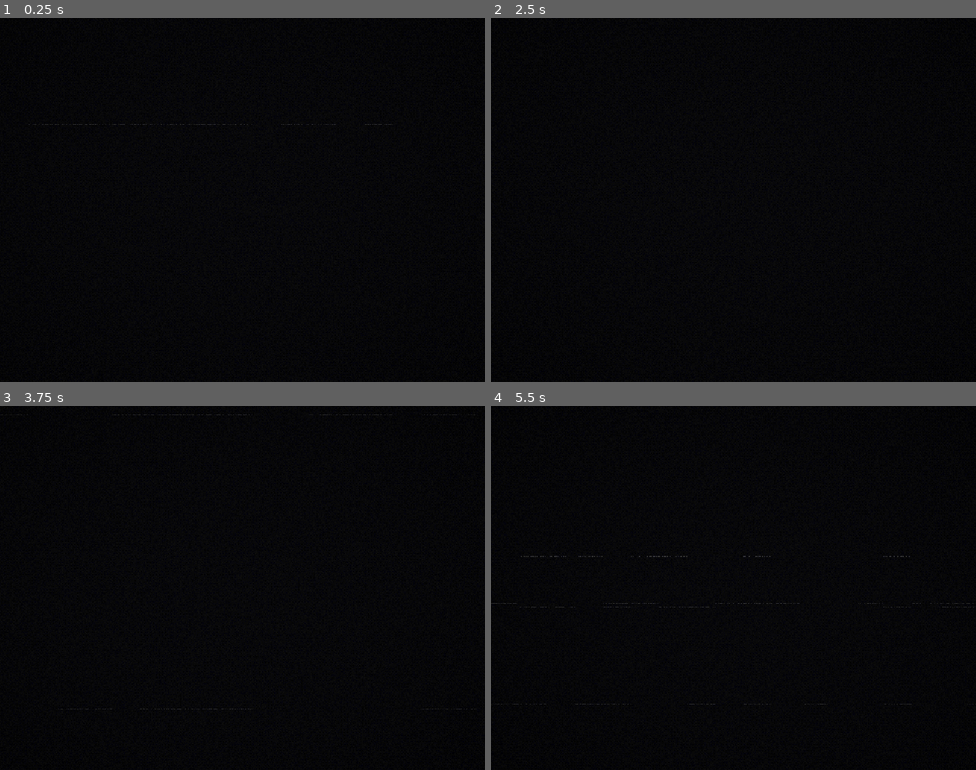
Above: before the commit, frames 1-4 (two rows, left to right).
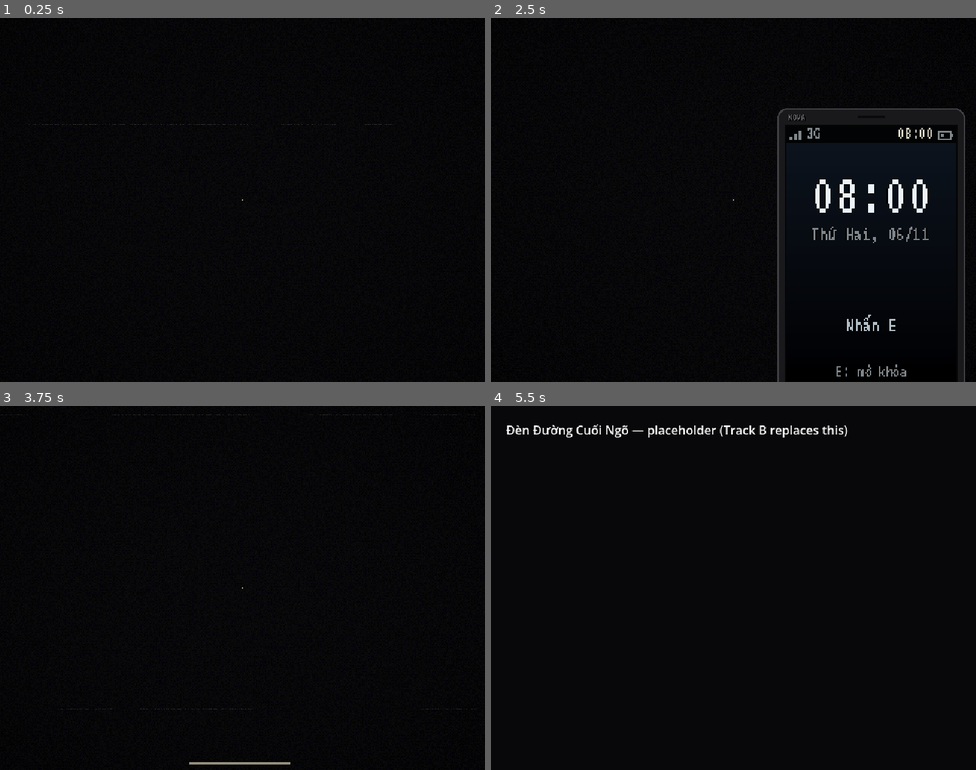
Above: after the commit, the same moments.

Repository: 2giosangmitom/testgodot4
Game: Godot game, scene res://player/player.tscn
Same seed, same stepped clock (60 frames per second), same inputs: the game is played once before the commit and once after it. This scene is started directly instead of the project's main scene.
Inputs (mouse positions are in pixels of both pictures, inside the frame that each line leads up to):
- Up to frame 1 (0.25 s): no input
- Up to frame 2 (2.5 s): tap Enter at 0.5, 2 s; move the mouse to (757, 200) at 0.52 s; hold Ctrl (crouch) 0.53-1.28 s; hold W (move_forward) from 0.53 s (still down); click (757, 200) at 0.67 s; tap F (flashlight) at 0.8, 1.35 s; tap Space (skip) at 1.25 s; move the mouse to (709, 200) at 1.27 s; click (709, 200) at 1.42 s; tap E (interact) at 1.55 s; move the mouse to (743, 192) at 2.02 s; hold E (interact) from 2.03 s (still down); click (743, 192) at 2.17 s; tap Tab (phone) at 2.3 s
- Up to frame 3 (3.75 s): keep holding W (move_forward); move the mouse to (237, 595) at 2.77 s; release E (interact) at 2.78 s; tap Tab (phone) at 2.85 s; click (237, 595) at 2.92 s; tap Shift (sprint) at 3.05 s; move the mouse to (276, 591) at 3.52 s; hold Shift (sprint) from 3.53 s (still down); click (276, 591) at 3.67 s
- Up to frame 4 (5.5 s): tap Ctrl (crouch) at 3.8 s; tap Escape (pause) at 4.15 s; release W (move_forward) at 4.25 s; release Shift (sprint) at 4.25 s; click (733, 620) at 4.25 s, where only the run after the commit has a clickable "Về menu chính"; tap Space (skip) at 5 s; move the mouse to (694, 584) at 5.02 s; hold W (move_forward) from 5.03 s (still down); tap Y (answer) at 5.1 s; click (694, 584) at 5.17 s; tap F (flashlight) at 5.3 s

The runs differ from the first frame. In frame 1, less than 0.1% of the frame differs, in the area x 49-51%, y 49-51%; in frame 2, 3.3%, in the area x 49-98%, y 24-100%; in frame 3, 0.1%; in frame 4, 1.0%.
Error before the commit: Parse Error: Cannot infer the type of "s" variable because the value doesn't have a set type. (res://ui/hud.gd:350)

Commit message:
Track B: layer HUD above post-fx, paper styles, readables data, test room, ProtoGeo helper
Co-Authored-By: Claude Opus 5.5 <noreply@anthropic.com>

Diff:
--- a/gameplay/props/light_switch.gd
+++ b/gameplay/props/light_switch.gd
@@ -32,6 +32,12 @@
 			return true
 	return false
 
+func _has_flicker(light: Node) -> bool:
+	for c in light.get_children():
+		if c.has_method("flicker") and c.has_method("set_on"):
+			return true
+	return false
+
 func get_prompt() -> String:
 	if not enabled:
 		return ""
@@ -46,7 +52,8 @@
 		AudioDirector.play_sfx_3d("light_switch", global_position, -2.0)
 	if light_group == "":
 		return
+	# Lights driven by render/flicker_light.gd react to lights_set themselves; toggle plain ones.
 	for n in get_tree().get_nodes_in_group(light_group):
-		if n is Light3D:
+		if n is Light3D and not _has_flicker(n):
 			n.visible = on
 	EventBus.lights_set.emit(light_group, on)
--- a/gameplay/props/readable.gd
+++ b/gameplay/props/readable.gd
@@ -1,19 +1,30 @@
 class_name Readable
 extends Interactable
-## Note / notice board / poster. Interact shows its text on a paper overlay
+## Note / notice board / poster / photo. Interact shows its text on a paper overlay
 ## (ui/paper_overlay.tscn) and sets GameState flag `read_<readable_id>` if an id is given.
+## If `title`/`text` are empty they are loaded from data/readables.json[readable_id]
+## ({title, text (BBCode), style: handwritten|printed|card|photo}).
 
 signal closed
+
+const DATA := "res://data/readables.json"
 
 @export var readable_id := ""
 @export var title := ""
 @export_multiline var text := ""
+@export_enum("printed", "handwritten", "card", "photo") var style := "printed"
 
 func _init() -> void:
 	prompt = "Đọc"
 
 func _ready() -> void:
 	super._ready()
+	if text == "" and readable_id != "" and FileAccess.file_exists(DATA):
+		var d = JSON.parse_string(FileAccess.get_file_as_string(DATA))
+		if d is Dictionary and d.has(readable_id):
+			title = d[readable_id].get("title", title)
+			text = d[readable_id].get("text", "")
+			style = d[readable_id].get("style", style)
 	var has_col := false
 	for c in get_children():
 		if c is CollisionShape3D:
@@ -28,5 +39,5 @@
 func _on_interact(_player: Node3D) -> void:
 	if readable_id != "":
 		GameState.set_flag("read_" + readable_id, true)
-	var o := PaperOverlay.show_paper(get_tree(), title, text)
+	var o := PaperOverlay.show_paper(get_tree(), title, text, style)
 	o.closed.connect(closed.emit)
--- a/player/player.gd
+++ b/player/player.gd
@@ -57,7 +57,7 @@
 var _flicker_frames := 0
 var _shake_t := 0.0
 var _shake_str := 0.0
-var _rotating_item := false
+var _capture_frame := 0
 
 @onready var col: CollisionShape3D = $Collision
 @onready var head: Node3D = $Head
@@ -268,6 +268,7 @@
 	if DisplayServer.get_name() == "headless":
 		return
 	Input.mouse_mode = Input.MOUSE_MODE_CAPTURED if on else Input.MOUSE_MODE_VISIBLE
+	_capture_frame = Engine.get_process_frames()
 
 func _ui_wants_cursor() -> bool:
 	for n in get_tree().get_nodes_in_group("ui_cursor"):
@@ -280,6 +281,9 @@
 
 func _unhandled_input(event: InputEvent) -> void:
 	if event is InputEventMouseMotion and Input.mouse_mode == Input.MOUSE_MODE_CAPTURED:
+		# ignore the warp jump right after the mouse gets captured
+		if Engine.get_process_frames() - _capture_frame < 4 or event.relative.length() > 250.0:
+			return
 		var sens: float = float(SaveSystem.get_setting("mouse_sens", 0.12))
 		if _held and Input.is_action_pressed("secondary") and can_control():
 			_rotate_held(event.relative)
--- /dev/null
+++ b/player/test_player.gd
@@ -0,0 +1,211 @@
+extends Node3D
+## Player/UI test room. Gray box room with a Door, light switch, hide spot under a table,
+## pickup can, trigger zone, readable note. F1 toggles a GameState debug panel.
+## Number keys F2..F8 trigger UI demos. Command line:
+##   godot --path . res://player/test_player.tscn -- --shot=/abs.png [--demo=<name>] [--shot_frames=N]
+## demos: subtitle choice phone phone_home phone_msgs phone_thread phone_todo toast paper pause
+##        settings letterbox hide door dead
+
+const PLAYER := preload("res://player/player.tscn")
+const DOOR := preload("res://gameplay/props/door.tscn")
+const SWITCH := preload("res://gameplay/props/light_switch.tscn")
+const HIDE := preload("res://gameplay/props/hide_spot.tscn")
+const PICKUP := preload("res://gameplay/props/pickup_item.tscn")
+const TRIGGER := preload("res://gameplay/props/trigger_zone.tscn")
+const READABLE := preload("res://gameplay/props/readable.tscn")
+
+var player: Player
+var debug_label: Label
+var debug_layer: CanvasLayer
+var door: Door
+
+func _ready() -> void:
+	RenderSettings.set_fog(7.0, 16.0, Color(0.03, 0.03, 0.04), 0.0)
+	_build_room()
+	player = PLAYER.instantiate()
+	add_child(player)
+	player.teleport(Transform3D(Basis(), Vector3(0, 0, 2.5)))
+	_build_debug()
+	GameState.set_clock(23, 47)
+	GameState.chapter = 2
+	DebugShot.attach_if_requested(self)
+	var demo := DebugShot.get_arg("demo")
+	if demo != "":
+		await get_tree().create_timer(0.3).timeout
+		run_demo(demo)
+
+func _build_room() -> void:
+	var gray := Color(0.55, 0.55, 0.53)
+	ProtoGeo.box(self, Vector3(8, 0.2, 10), Vector3(0, -0.1, 0), Color(0.45, 0.47, 0.45), true, {"surface": "tile", "uv_scale": 8.0})
+	ProtoGeo.box(self, Vector3(8, 0.2, 10), Vector3(0, 2.9, 0), Color(0.4, 0.4, 0.4))
+	ProtoGeo.box(self, Vector3(0.2, 3, 10), Vector3(-4, 1.4, 0), gray)
+	ProtoGeo.box(self, Vector3(0.2, 3, 10), Vector3(4, 1.4, 0), gray)
+	ProtoGeo.box(self, Vector3(8, 3, 0.2), Vector3(0, 1.4, 5), gray)
+	# back wall with a door opening (0.9 wide) at x = -0.45..0.45
+	ProtoGeo.box(self, Vector3(3.55, 3, 0.2), Vector3(-2.225, 1.4, -5), gray)
+	ProtoGeo.box(self, Vector3(3.55, 3, 0.2), Vector3(2.225, 1.4, -5), gray)
+	ProtoGeo.box(self, Vector3(0.9, 0.7, 0.2), Vector3(0, 2.45, -5), gray)
+	# corridor behind the door (wooden floor)
+	ProtoGeo.box(self, Vector3(3, 0.2, 4), Vector3(0, -0.1, -7), Color(0.4, 0.3, 0.22), true, {"surface": "wood"})
+	ProtoGeo.box(self, Vector3(0.2, 3, 4), Vector3(-1.5, 1.4, -7), gray)
+	ProtoGeo.box(self, Vector3(0.2, 3, 4), Vector3(1.5, 1.4, -7), gray)
+	ProtoGeo.box(self, Vector3(3, 3, 0.2), Vector3(0, 1.4, -9), gray)
+	ProtoGeo.box(self, Vector3(3, 0.2, 4), Vector3(0, 2.9, -7), Color(0.4, 0.4, 0.4))
+	door = DOOR.instantiate()
+	door.door_id = "test_door"
+	door.position = Vector3(-0.45, 0, -5)
+	add_child(door)
+	# table with hide spot under it
+	var table := Node3D.new()
+	table.position = Vector3(2.6, 0, -1.5)
+	add_child(table)
+	ProtoGeo.box(table, Vector3(1.4, 0.06, 0.8), Vector3(0, 0.75, 0), Color(0.45, 0.33, 0.22))
+	for x in [-0.62, 0.62]:
+		for z in [-0.34, 0.34]:
+			ProtoGeo.box(table, Vector3(0.06, 0.72, 0.06), Vector3(x, 0.36, z), Color(0.3, 0.22, 0.15))
+	var hide: HideSpot = HIDE.instantiate()
+	hide.size = Vector3(1.2, 0.7, 0.7)
+	table.add_child(hide)
+	var can: PickupItem = PICKUP.instantiate()
+	can.item_id = "can"
+	can.position = Vector3(2.4, 0.78, -1.4)
+	add_child(can)
+	var incense: PickupItem = PICKUP.instantiate()
+	incense.item_id = "incense"
+	incense.display_name = "Bó nhang"
+	incense.inventory_item = true
+	incense.position = Vector3(2.9, 0.78, -1.6)
+	add_child(incense)
+	# light + switch
+	var lamp := OmniLight3D.new()
+	lamp.position = Vector3(0, 2.6, 0)
+	lamp.omni_range = 9.0
+	lamp.light_energy = 1.4
+	lamp.light_color = Color(0.85, 0.95, 0.85)
+	lamp.add_to_group("test_lights")
+	add_child(lamp)
+	var sw: LightSwitch = SWITCH.instantiate()
+	sw.light_group = "test_lights"
+	sw.position = Vector3(-3.85, 1.3, 3.5)
+	sw.rotation.y = PI / 2
+	add_child(sw)
+	var note: Readable = READABLE.instantiate()
+	note.readable_id = "rules_note"
+	note.position = Vector3(-3.85, 1.5, 1.0)
+	note.rotation.y = PI / 2
+	add_child(note)
+	ProtoGeo.box(note, Vector3(0.3, 0.4, 0.01), Vector3.ZERO, Color(0.85, 0.82, 0.7), false)
+	var trig: TriggerZone = TRIGGER.instantiate()
+	trig.trigger_id = "corridor"
+	trig.size = Vector3(2.6, 2, 1.5)
+	trig.position = Vector3(0, 0, -7.5)
+	trig.triggered.connect(func(_b): EventBus.toast.emit("Trigger: corridor"))
+	add_child(trig)
+	var amb := WorldEnvironment.new()
+	var env := Environment.new()
+	env.background_mode = Environment.BG_CLEAR_COLOR
+	env.ambient_light_source = Environment.AMBIENT_SOURCE_COLOR
+	env.ambient_light_color = Color(0.12, 0.12, 0.14)
+	amb.environment = env
+	add_child(amb)
+
+func _build_debug() -> void:
+	debug_layer = CanvasLayer.new()
+	debug_layer.layer = 125
+	add_child(debug_layer)
+	debug_label = Label.new()
+	debug_label.theme = preload("res://ui/theme.tres")
+	debug_label.add_theme_font_size_override("font_size", 14)
+	debug_label.position = Vector2(8, 120)
+	debug_label.visible = false
+	debug_layer.add_child(debug_label)
+
+func _unhandled_input(event: InputEvent) -> void:
+	if not (event is InputEventKey and event.pressed and not event.echo):
+		return
+	match event.physical_keycode:
+		KEY_F1: debug_label.visible = not debug_label.visible
+		KEY_F2: run_demo("subtitle")
+		KEY_F3: run_demo("choice")
+		KEY_F4: run_demo("toast")
+		KEY_F5: run_demo("msg")
+		KEY_F6: run_demo("letterbox")
+		KEY_F7: run_demo("look")
+		KEY_F8: run_demo("dead")
+
+func _process(_dt: float) -> void:
+	if debug_label.visible:
+		var s := "chapter %d  phase %s  clock %s\n" % [GameState.chapter, GameState.phase, GameState.clock_string()]
+		s += "locks %s  phone %s  flash %s\n" % [GameState.input_locks.keys(), GameState.phone_open, GameState.flashlight_on]
+		s += "stamina %.0f  exhausted %s  crouch %s  hidden %s  sprint %s\n" % [player.stamina, player.exhausted, player.is_crouching(), player.is_hidden(), player.is_sprinting()]
+		s += "held %s\nflags %s\nobjectives %s\nmsgs %s" % [player.get_held_item(), GameState.flags, GameState.objectives, GameState.unlocked_messages]
+		debug_label.text = s
+
+func _phone() -> Node:
+	return get_tree().get_first_node_in_group("phone")
+
+func run_demo(demo: String) -> void:
+	match demo:
+		"subtitle":
+			EventBus.subtitle.emit("Hùng", "Ê Nam, tối nay mày trực à? Nhớ khóa cửa cẩn thận, dạo này ngõ mình lạ lắm.", 4.0)
+		"choice":
+			EventBus.subtitle.emit("???", "Nam ơi... mở cửa cho tao vào với. Tao quên chìa khóa.", 30.0)
+			var i := await Dialogue.ask("Giọng Hùng gọi ngoài cửa", PackedStringArray(["Mở cửa", "Im lặng", "Hỏi: \"Mày là ai?\""]))
+			EventBus.toast.emit("Chọn: %d" % i)
+		"toast":
+			GameState.add_objective("t1", "Quét mã vạch hàng mới về")
+			GameState.add_objective("t2", "Lau sàn khu đồ uống")
+			EventBus.toast.emit("Đã lưu tiến trình")
+		"msg":
+			_seed_messages()
+		"phone", "phone_home", "phone_msgs", "phone_thread", "phone_todo":
+			_seed_messages()
+			GameState.add_objective("o1", "Khóa cửa phòng")
+			GameState.add_objective("o2", "Nấu mì")
+			GameState.complete_objective("o2")
+			GameState.add_objective("o3", "Đọc tin nhắn của Hùng")
+			await get_tree().create_timer(0.2).timeout
+			var ph := _phone()
+			ph.open()
+			if demo == "phone_home" or demo == "phone_msgs" or demo == "phone_thread" or demo == "phone_todo":
+				ph._activate()
+			if demo == "phone_msgs" or demo == "phone_thread":
+				ph._move(1)
+				ph._activate()
+			if demo == "phone_todo":
+				ph._activate()
+			if demo == "phone_thread":
+				ph._activate()
+		"paper":
+			door.interact(player)
+			await get_tree().create_timer(0.1).timeout
+			var note := get_tree().get_nodes_in_group("interactable").filter(func(n): return n is Readable)[0] as Readable
+			note.interact(player)
+		"pause":
+			get_tree().get_first_node_in_group("hud").pause_menu.open()
+		"settings":
+			var pm = get_tree().get_first_node_in_group("hud").pause_menu
+			pm.open()
+			pm._open_settings()
+		"letterbox":
+			EventBus.letterbox.emit(true)
+			EventBus.subtitle.emit("Bác Tư bảo vệ", "Cháu về muộn thế. Đi đường cẩn thận nhé.", 3.0)
+		"hide":
+			player.teleport(Transform3D(Basis(Vector3.UP, PI / 2), Vector3(2.6, 0, -0.6)))
+			player._crouch_toggled = true
+		"door":
+			player.teleport(Transform3D(Basis(), Vector3(0.1, 0, -3.6)))
+			await get_tree().create_timer(0.2).timeout
+			door.interact(player)
+		"look":
+			await player.look_at_point(door.global_position + Vector3(0.45, 1.5, 0), 1.5)
+		"dead":
+			player.kill("test")
+		"flash":
+			player.set_flashlight(true)
+			player.teleport(Transform3D(Basis(), Vector3(0, 0, -6)))
+
+func _seed_messages() -> void:
+	var ids := Dialogue.messages.keys()
+	for i in mini(5, ids.size()):
+		GameState.unlock_message(ids[i])
--- /dev/null
+++ b/player/test_player.tscn
@@ -0,0 +1,6 @@
+[gd_scene format=3]
+
+[ext_resource type="Script" path="res://player/test_player.gd" id="1_t"]
+
+[node name="TestPlayer" type="Node3D"]
+script = ExtResource("1_t")
--- a/ui/fade_layer.gd
+++ b/ui/fade_layer.gd
@@ -8,14 +8,14 @@
 var _tween: Tween
 
 func _init() -> void:
-	layer = 90
+	layer = 120
 	process_mode = Node.PROCESS_MODE_ALWAYS
 
 func _ready() -> void:
 	rect = ColorRect.new()
 	rect.color = Color.BLACK
 	rect.mouse_filter = Control.MOUSE_FILTER_IGNORE
-	rect.set_anchors_preset(Control.PRESET_FULL_RECT)
+	rect.set_anchors_and_offsets_preset(Control.PRESET_FULL_RECT)
 	add_child(rect)
 	var start_black: bool = ChapterDirector.get("transitioning") == true
 	rect.modulate.a = 1.0 if start_black else 0.0
--- a/ui/hud.gd
+++ b/ui/hud.gd
@@ -47,13 +47,13 @@
 var _last_objective_ms := 0
 
 func _ready() -> void:
-	layer = 50
+	layer = 100
 	add_to_group("hud")
 	root = Control.new()
 	root.name = "Root"
 	root.theme = THEME
 	root.mouse_filter = Control.MOUSE_FILTER_IGNORE
-	root.set_anchors_preset(Control.PRESET_FULL_RECT)
+	root.set_anchors_and_offsets_preset(Control.PRESET_FULL_RECT)
 	add_child(root)
 	_build_letterbox()
 	_build_crosshair()
@@ -145,6 +145,7 @@
 	sub_label.scroll_active = false
 	sub_label.autowrap_mode = TextServer.AUTOWRAP_WORD_SMART
 	sub_label.add_theme_font_size_override("normal_font_size", 18)
+	sub_label.custom_minimum_size = Vector2(520, 0)
 	sub_label.mouse_filter = Control.MOUSE_FILTER_IGNORE
 	sub_panel.add_child(sub_label)
 	sub_panel.visible = false
@@ -168,6 +169,7 @@
 	choice_prompt.horizontal_alignment = HORIZONTAL_ALIGNMENT_CENTER
 	choice_prompt.add_theme_font_size_override("font_size", 18)
 	choice_prompt.add_theme_color_override("font_color", ACCENT)
+	choice_prompt.custom_minimum_size = Vector2(340, 0)
 	v.add_child(choice_prompt)
 	choice_list = VBoxContainer.new()
 	choice_list.add_theme_constant_override("separation", 0)
@@ -182,8 +184,8 @@
 		r.color = Color.BLACK
 		r.mouse_filter = Control.MOUSE_FILTER_IGNORE
 		root.add_child(r)
-	lb_top.set_anchors_preset(Control.PRESET_TOP_WIDE)
-	lb_bottom.set_anchors_preset(Control.PRESET_BOTTOM_WIDE)
+	lb_top.set_anchors_and_offsets_preset(Control.PRESET_TOP_WIDE)
+	lb_bottom.set_anchors_and_offsets_preset(Control.PRESET_BOTTOM_WIDE)
 	lb_top.offset_bottom = 0
 	lb_bottom.offset_top = 0
 
@@ -250,7 +252,21 @@
 	_sub_active = true
 	sub_label.visible_characters = _sub_prefix
 	sub_panel.visible = true
-	sub_panel.reset_size()
+	_fit_bottom.call_deferred()
+
+func _fit_bottom() -> void:
+	# keep the box anchored to the bottom and exactly as tall as its (fully revealed) text
+	await get_tree().process_frame
+	var vc := sub_label.visible_characters
+	sub_label.visible_characters = -1
+	var h := clampi(sub_label.get_content_height(), 18, 140) + 12
+	sub_label.visible_characters = vc
+	sub_panel.offset_top = sub_panel.offset_bottom - h
+	sub_panel.size.y = h
+
+func _fit_choice() -> void:
+	var h := choice_panel.get_combined_minimum_size().y
+	choice_panel.offset_bottom = choice_panel.offset_top + h
 
 func clear_subtitle() -> void:
 	_sub_active = false
@@ -282,7 +298,7 @@
 		b.mouse_entered.connect(b.grab_focus)
 		choice_list.add_child(b)
 	choice_panel.visible = true
-	choice_panel.reset_size()
+	_fit_choice.call_deferred()
 	AudioDirector.play_sfx("ui_move", -8.0)
 
 func _pick(i: int) -> void:
@@ -347,8 +363,8 @@
 			queue_redraw()
 	func _draw() -> void:
 		var c := Color(0.9, 0.88, 0.8, 0.75 + 0.25 * k)
-		var s := 1.0 + round(k * 1.0)
+		var s := 1.0 + roundf(k)
 		draw_rect(Rect2(Vector2(-s, -s), Vector2(s * 2, s * 2)), c)
 		if k > 0.05:
-			var r := round(3.0 + 3.0 * k)
+			var r := roundf(3.0 + 3.0 * k)
 			draw_rect(Rect2(Vector2(-r, -r), Vector2(r * 2, r * 2)), Color(c, k * 0.7), false, 1.0)
--- a/ui/hud.tscn
+++ b/ui/hud.tscn
@@ -3,5 +3,5 @@
 [ext_resource type="Script" path="res://ui/hud.gd" id="1_hud"]
 
 [node name="HUD" type="CanvasLayer"]
-layer = 50
+layer = 100
 script = ExtResource("1_hud")
--- a/ui/paper_overlay.gd
+++ b/ui/paper_overlay.gd
@@ -9,25 +9,34 @@
 
 var title := ""
 var body := ""
+var style := "printed"
+
+const STYLES := {
+	"printed": {"bg": Color(0.8, 0.77, 0.68), "ink": Color(0.1, 0.09, 0.08), "border": Color(0.45, 0.42, 0.35), "rot": 0.0},
+	"handwritten": {"bg": Color(0.76, 0.72, 0.56), "ink": Color(0.12, 0.14, 0.32), "border": Color(0.5, 0.45, 0.3), "rot": 0.0},
+	"card": {"bg": Color(0.88, 0.86, 0.82), "ink": Color(0.1, 0.1, 0.12), "border": Color(0.85, 0.45, 0.12), "rot": 0.0},
+	"photo": {"bg": Color(0.86, 0.84, 0.78), "ink": Color(0.2, 0.18, 0.16), "border": Color(0.95, 0.94, 0.9), "rot": 0.0},
+}
 var _opened_ms := 0
 var root: Control
 
-static func show_paper(tree: SceneTree, p_title: String, p_body: String) -> PaperOverlay:
+static func show_paper(tree: SceneTree, p_title: String, p_body: String, p_style := "printed") -> PaperOverlay:
 	var o: PaperOverlay = load(SCENE).instantiate()
 	o.title = p_title
 	o.body = p_body
+	o.style = p_style
 	tree.root.add_child(o)
 	return o
 
 func _ready() -> void:
-	layer = 60
+	layer = 105
 	_opened_ms = Time.get_ticks_msec()
 	GameState.lock_input("paper")
 	EventBus.interact_prompt.emit("")
 	AudioDirector.play_sfx("page_turn", -4.0)
 	root = Control.new()
 	root.theme = preload("res://ui/theme.tres")
-	root.set_anchors_preset(Control.PRESET_FULL_RECT)
+	root.set_anchors_and_offsets_preset(Control.PRESET_FULL_RECT)
 	root.add_to_group("ui_cursor")
 	root.gui_input.connect(func(e: InputEvent):
 		if e is InputEventMouseButton and e.pressed:
@@ -35,14 +44,15 @@
 	add_child(root)
 	var dim := ColorRect.new()
 	dim.color = Color(0, 0, 0, 0.7)
-	dim.set_anchors_preset(Control.PRESET_FULL_RECT)
+	dim.set_anchors_and_offsets_preset(Control.PRESET_FULL_RECT)
 	dim.mouse_filter = Control.MOUSE_FILTER_PASS
 	root.add_child(dim)
+	var st: Dictionary = STYLES.get(style, STYLES.printed)
 	var paper := PanelContainer.new()
 	var sb := StyleBoxFlat.new()
-	sb.bg_color = Color(0.78, 0.74, 0.62)
-	sb.set_border_width_all(1)
-	sb.border_color = Color(0.45, 0.4, 0.3)
+	sb.bg_color = st.bg
+	sb.set_border_width_all(4 if style == "photo" else (3 if style == "card" else 1))
+	sb.border_color = st.border
 	sb.set_content_margin_all(14)
 	sb.content_margin_left = 18
 	sb.content_margin_right = 18
@@ -56,7 +66,8 @@
 	paper.offset_right = 190
 	paper.offset_top = -170
 	paper.offset_bottom = 150
-	paper.rotation_degrees = -1.0
+	paper.rotation_degrees = st.rot
+	paper.pivot_offset = Vector2(190, 160)
 	paper.mouse_filter = Control.MOUSE_FILTER_PASS
 	root.add_child(paper)
 	var v := VBoxContainer.new()
@@ -66,7 +77,7 @@
 	t.horizontal_alignment = HORIZONTAL_ALIGNMENT_CENTER
 	t.autowrap_mode = TextServer.AUTOWRAP_WORD_SMART
 	t.add_theme_font_size_override("font_size", 24)
-	t.add_theme_color_override("font_color", Color(0.15, 0.1, 0.08))
+	t.add_theme_color_override("font_color", st.ink)
 	t.add_theme_constant_override("shadow_offset_x", 0)
 	t.add_theme_constant_override("shadow_offset_y", 0)
 	t.visible = title != ""
@@ -77,7 +88,7 @@
 	rt.fit_content = true
 	rt.scroll_active = true
 	rt.size_flags_vertical = Control.SIZE_EXPAND_FILL
-	rt.add_theme_color_override("default_color", Color(0.12, 0.1, 0.09))
+	rt.add_theme_color_override("default_color", st.ink)
 	rt.add_theme_constant_override("shadow_offset_x", 0)
 	rt.add_theme_constant_override("shadow_offset_y", 0)
 	rt.add_theme_font_size_override("normal_font_size", 18)
--- a/ui/paper_overlay.tscn
+++ b/ui/paper_overlay.tscn
@@ -3,5 +3,5 @@
 [ext_resource type="Script" path="res://ui/paper_overlay.gd" id="1_paper"]
 
 [node name="PaperOverlay" type="CanvasLayer"]
-layer = 60
+layer = 105
 script = ExtResource("1_paper")
--- a/ui/pause_menu.gd
+++ b/ui/pause_menu.gd
@@ -9,16 +9,16 @@
 var _buttons: Array[Button] = []
 
 func _ready() -> void:
-	layer = 80
+	layer = 130
 	process_mode = Node.PROCESS_MODE_ALWAYS
 	root = Control.new()
 	root.theme = preload("res://ui/theme.tres")
-	root.set_anchors_preset(Control.PRESET_FULL_RECT)
+	root.set_anchors_and_offsets_preset(Control.PRESET_FULL_RECT)
 	root.add_to_group("ui_cursor")
 	add_child(root)
 	var dim := ColorRect.new()
 	dim.color = Color(0, 0, 0, 0.6)
-	dim.set_anchors_preset(Control.PRESET_FULL_RECT)
+	dim.set_anchors_and_offsets_preset(Control.PRESET_FULL_RECT)
 	root.add_child(dim)
 	menu = VBoxContainer.new()
 	menu.set_anchors_preset(Control.PRESET_CENTER)
@@ -85,6 +85,10 @@
 
 func _to_main_menu() -> void:
 	get_tree().paused = false
+	GameState.phone_open = false
+	if ChapterDirector.has_method("return_to_menu"):
+		ChapterDirector.return_to_menu()
+		return
 	var ch = ChapterDirector.get("current_chapter")
 	if ch and is_instance_valid(ch):
 		ch.queue_free()
--- a/ui/pause_menu.tscn
+++ b/ui/pause_menu.tscn
@@ -4,5 +4,5 @@
 
 [node name="PauseMenu" type="CanvasLayer"]
 process_mode = 3
-layer = 80
+layer = 130
 script = ExtResource("1_pause")
--- a/ui/phone/phone.gd
+++ b/ui/phone/phone.gd
@@ -36,7 +36,7 @@
 var _home_y := 0.0
 
 func _ready() -> void:
-	layer = 45
+	layer = 95
 	add_to_group("phone")
 	_build()
 	body.position = Vector2(640 - BODY_SIZE.x - 14, 480 + 8)
@@ -413,7 +413,7 @@
 	if unread > 0:
 		var n := _label("%d tin nhắn mới" % unread, 14, HOLO, Vector2(4, 82), SCREEN.x - 8)
 		n.horizontal_alignment = HORIZONTAL_ALIGNMENT_CENTER
-	var ring := _label("( E )", 16, Color(0.7, 0.75, 0.78), Vector2(0, 112))
+	var ring := _label("Nhấn E", 14, Color(0.7, 0.75, 0.78), Vector2(0, 112))
 	ring.horizontal_alignment = HORIZONTAL_ALIGNMENT_CENTER
 	ring.size = Vector2(SCREEN.x, 16)
 	softkeys.text = "E: mở khóa"
@@ -502,6 +502,8 @@
 		name.add_theme_constant_override("shadow_offset_x", 0)
 		name.add_theme_constant_override("shadow_offset_y", 0)
 		name.position = Vector2(3, -1)
+		name.size = Vector2(SCREEN.x - 42, 14)
+		name.clip_text = true
 		row.add_child(name)
 		var last := Dialogue.get_message(th.ids[-1])
 		var prev := Label.new()
@@ -522,8 +524,8 @@
 		tm.add_theme_constant_override("shadow_offset_x", 0)
 		tm.add_theme_constant_override("shadow_offset_y", 0)
 		tm.horizontal_alignment = HORIZONTAL_ALIGNMENT_RIGHT
-		tm.position = Vector2(SCREEN.x - 40, 0)
-		tm.size = Vector2(34, 12)
+		tm.position = Vector2(SCREEN.x - 36, 0)
+		tm.size = Vector2(28, 12)
 		row.add_child(tm)
 		if th.unread > 0:
 			var dot := ColorRect.new()
--- a/ui/phone/phone.tscn
+++ b/ui/phone/phone.tscn
@@ -3,5 +3,5 @@
 [ext_resource type="Script" path="res://ui/phone/phone.gd" id="1_phone"]
 
 [node name="Phone" type="CanvasLayer"]
-layer = 45
+layer = 95
 script = ExtResource("1_phone")
--- /dev/null
+++ b/ui/proto_geo.gd
@@ -0,0 +1,62 @@
+class_name ProtoGeo
+extends RefCounted
+## Tiny helpers to build primitive geometry (test rooms, menu background) with PSX materials
+## when res://render/psx_material_factory.gd exists (StandardMaterial3D otherwise).
+
+const FACTORY := "res://render/psx_material_factory.gd"
+
+static var _noise_tex: Texture2D
+
+static func mat(color: Color, opts := {}) -> Material:
+	if ResourceLoader.exists(FACTORY):
+		var f: Script = load(FACTORY)
+		var o: Dictionary = opts.duplicate()
+		o["tint"] = color
+		return f.make(opts.get("texture", noise_texture()), o)
+	var m := StandardMaterial3D.new()
+	m.albedo_color = color
+	m.albedo_texture = opts.get("texture", noise_texture())
+	m.texture_filter = BaseMaterial3D.TEXTURE_FILTER_NEAREST
+	if opts.get("unlit", false):
+		m.shading_mode = BaseMaterial3D.SHADING_MODE_UNSHADED
+	return m
+
+## 32x32 grayscale value noise: gives flat surfaces a dirty PSX texture feel.
+static func noise_texture() -> Texture2D:
+	if _noise_tex:
+		return _noise_tex
+	var img := Image.create(32, 32, false, Image.FORMAT_RGB8)
+	var rng := RandomNumberGenerator.new()
+	rng.seed = 1337
+	for y in 32:
+		for x in 32:
+			var v := 0.82 + rng.randf() * 0.18
+			if (x + y * 3) % 17 == 0:
+				v -= 0.08
+			img.set_pixel(x, y, Color(v, v, v))
+	_noise_tex = ImageTexture.create_from_image(img)
+	return _noise_tex
+
+static func box(parent: Node, size: Vector3, pos: Vector3, color: Color, collide := true, opts := {}) -> MeshInstance3D:
+	var mi := MeshInstance3D.new()
+	var bm := BoxMesh.new()
+	bm.size = size
+	# vertex lighting needs vertices: ~1 per 0.6 m
+	bm.subdivide_width = clampi(int(size.x / 0.6), 0, 24)
+	bm.subdivide_height = clampi(int(size.y / 0.6), 0, 24)
+	bm.subdivide_depth = clampi(int(size.z / 0.6), 0, 24)
+	mi.mesh = bm
+	mi.material_override = mat(color, opts)
+	mi.position = pos
+	if collide:
+		var sb := StaticBody3D.new()
+		var cs := CollisionShape3D.new()
+		var shape := BoxShape3D.new()
+		shape.size = size
+		cs.shape = shape
+		sb.add_child(cs)
+		mi.add_child(sb)
+		if opts.has("surface"):
+			sb.set_meta("surface", opts.surface)
+	parent.add_child(mi)
+	return mi
--- a/ui/settings.gd
+++ b/ui/settings.gd
@@ -30,12 +30,12 @@
 
 func _ready() -> void:
 	theme = preload("res://ui/theme.tres")
-	set_anchors_preset(Control.PRESET_FULL_RECT)
+	set_anchors_and_offsets_preset(Control.PRESET_FULL_RECT)
 	mouse_filter = Control.MOUSE_FILTER_STOP
 	add_to_group("ui_cursor")
 	var dim := ColorRect.new()
 	dim.color = Color(0, 0, 0, 0.55)
-	dim.set_anchors_preset(Control.PRESET_FULL_RECT)
+	dim.set_anchors_and_offsets_preset(Control.PRESET_FULL_RECT)
 	add_child(dim)
 	var panel := PanelContainer.new()
 	panel.set_anchors_preset(Control.PRESET_CENTER)
Not shown, added: player/test_player.gd.uid
Not shown, added: ui/proto_geo.gd.uid
